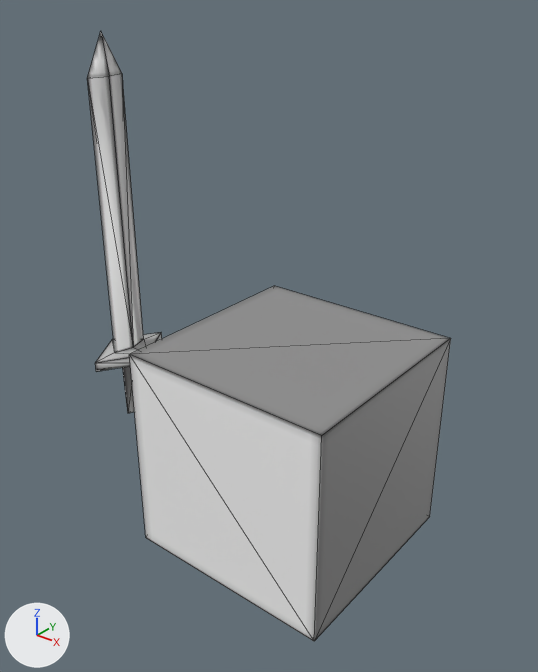
What one commit did to the OBJ model project/resource/Models/Player.obj.
Before and after are seen from a 50 mm camera at (2.6, -3.51, 3.56) aimed at (-0.28, 0.09, 1.33). Every picture has the same lights, and +X, +Y and +Z are marked at lower left. Mesh edges are drawn as thin lines. Where no turn or scale is listed for an object, it has been applied to the vertices.

Before the edit, the objects in view are built like this:
```python
me_body = bpy.data.meshes.new('body')
me_body.from_pydata(...)  # a box spanning x -0.75..0.75, y -0.75..0.75, z -0.13..1.37
me_body.materials.append(mat_マテリアル_001)  # picture img_player_body_png
me_sword = bpy.data.meshes.new('sword')
me_sword.from_pydata(...)  # 25 vertices, 46 faces; spans x -1.86..-1.43, y -0.35..0.35, z 0.26..3.22
me_sword.materials.append(mat_マテリアル)  # picture img_player_sword_png
ob_body = bpy.data.objects.new('body', me_body)
ob_body.location = (0.0, 0.0, 0.0)
ob_sword = bpy.data.objects.new('sword', me_sword)
ob_sword.location = (0.0, 0.0, 0.0)
```
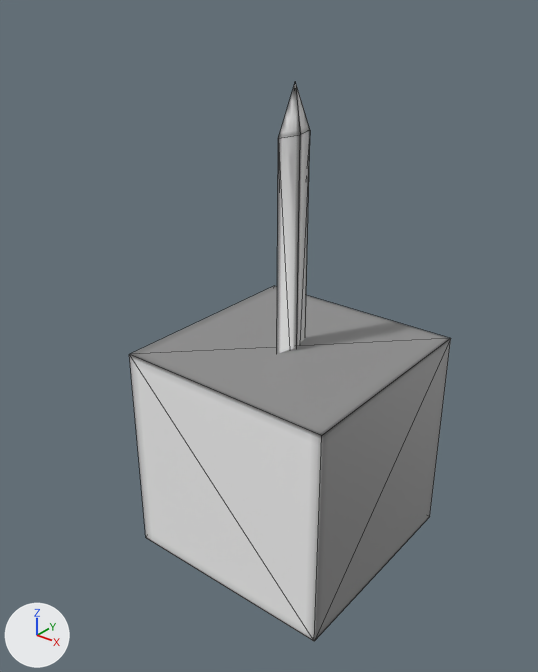
What differs and where, as boxes [x1, y1, x2, y2] in the pictures (538 x 672 px):
'sword', mesh moved: before [87, 32, 162, 413]; after [277, 82, 310, 354]

Edits to the bpy script that builds the scene:
```text
Change me_sword:
    where me_sword.from_pydata(...)  # 25 vertices, 46 faces; spans x -1.86..-1.43, y -0.35..0.35, z 0.26..3.22
    used by ob_sword; location = (0.0, 0.0, 0.0)
    me_sword part 1: the whole mesh is moved by (1.63, 0.0, -0.2)
```
